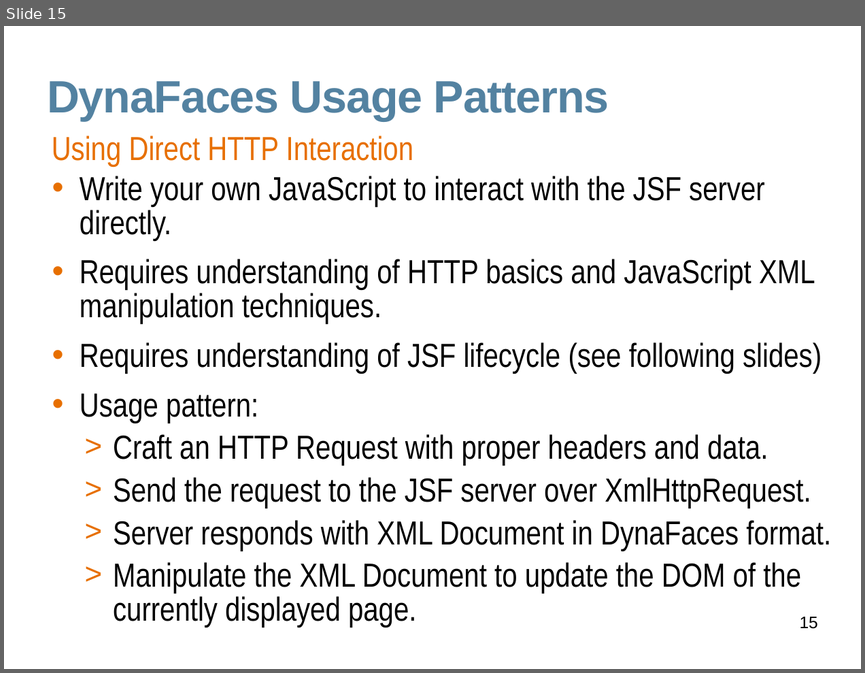
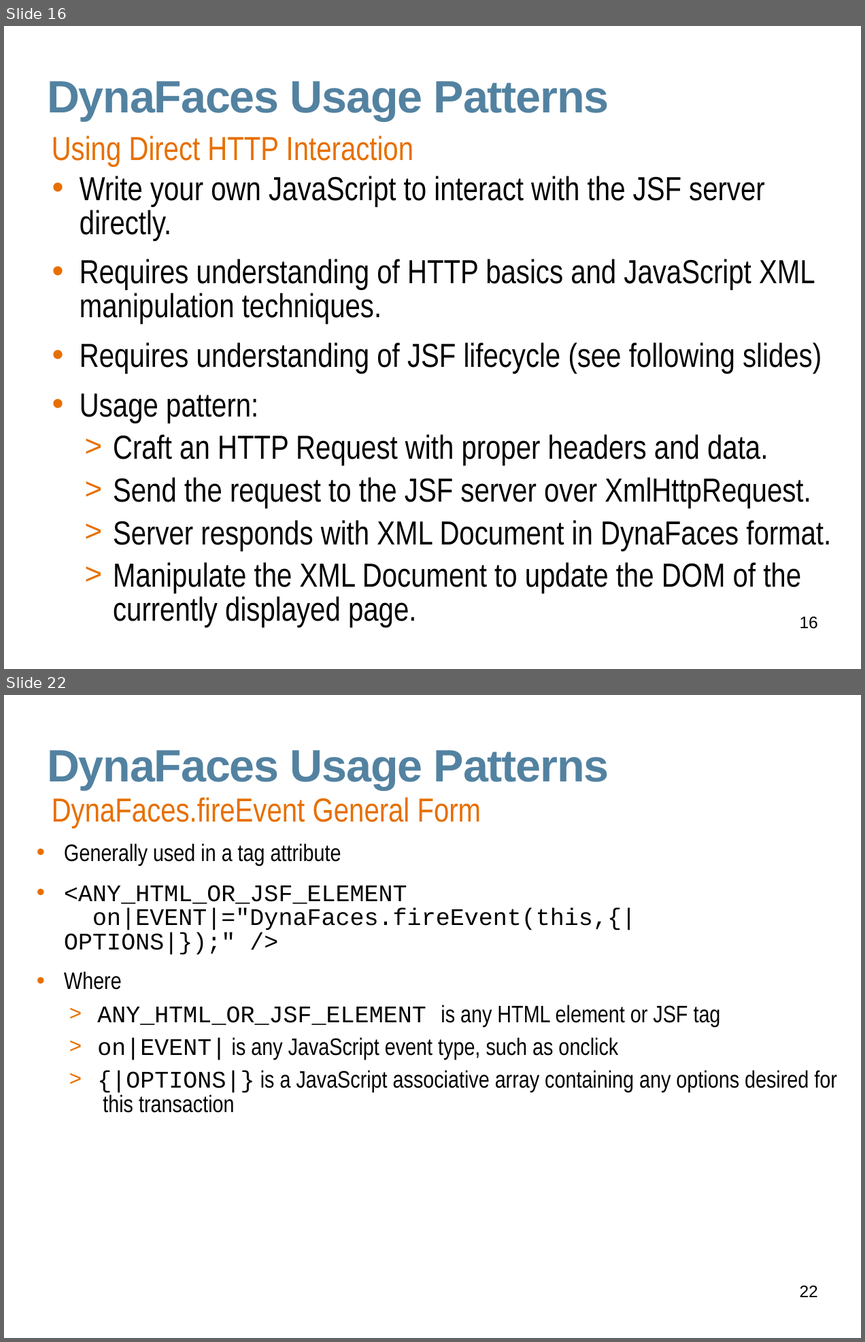
Before and after one commit to javaee/javaserverfaces-extensions, a slide deck: www/slides/dynafaces-advanced.odp. Shown one above the other, each under a label of ours: slide 15 before the commit, slides 16 and 22 after it; the slides between them are not shown. The pictures are 865x673 and 865x1342 pixels, drawn with LibreOffice and Linux fonts; fonts in the diff are those of the drawing; background and template pictures are left out. Boxes give left, top, right and bottom in pixels: in the first picture for what was removed or moved away, otherwise in the second. Text is boxed around its words. In the diff, an @@ line names an element or a change of style, - is before the commit and + after.

```diff
--- a/www/slides/dynafaces-advanced.odp
+++ b/www/slides/dynafaces-advanced.odp
@@ slide 22 added at [4, 695, 861, 1338], background #FFFFFF @@
@@ title added at [47, 750, 609, 790], 38 pt, text #5382A1, bold @@
+DynaFaces Usage Patterns
@@ text added at [52, 797, 481, 828], 28 pt, text #E76F00 @@
+DynaFaces.fireEvent General Form
@@ text added at [64, 843, 837, 1113], 20 pt, text #000000 @@
+• Generally used in a tag attribute
+• <ANY_HTML_OR_JSF_ELEMENT
+  on|EVENT|="DynaFaces.fireEvent(this,{|OPTIONS|});" />
+• Where
+  > ANY_HTML_OR_JSF_ELEMENT is any HTML element or JSF tag
+  > on|EVENT| is any JavaScript event type, such as onclick
+  > {|OPTIONS|} is a JavaScript associative array containing any options desired for this transaction
@@ page number added at [800, 1285, 818, 1297], 14 pt, text #000000 @@
+22
@@ what was slide 15 is now slide 16 @@
@@ page number at [800, 616, 818, 628]: text changed @@
-15
+16
```
Also in this commit, not shown: 17 slides changed, 1 other slide added, 1 other file.
